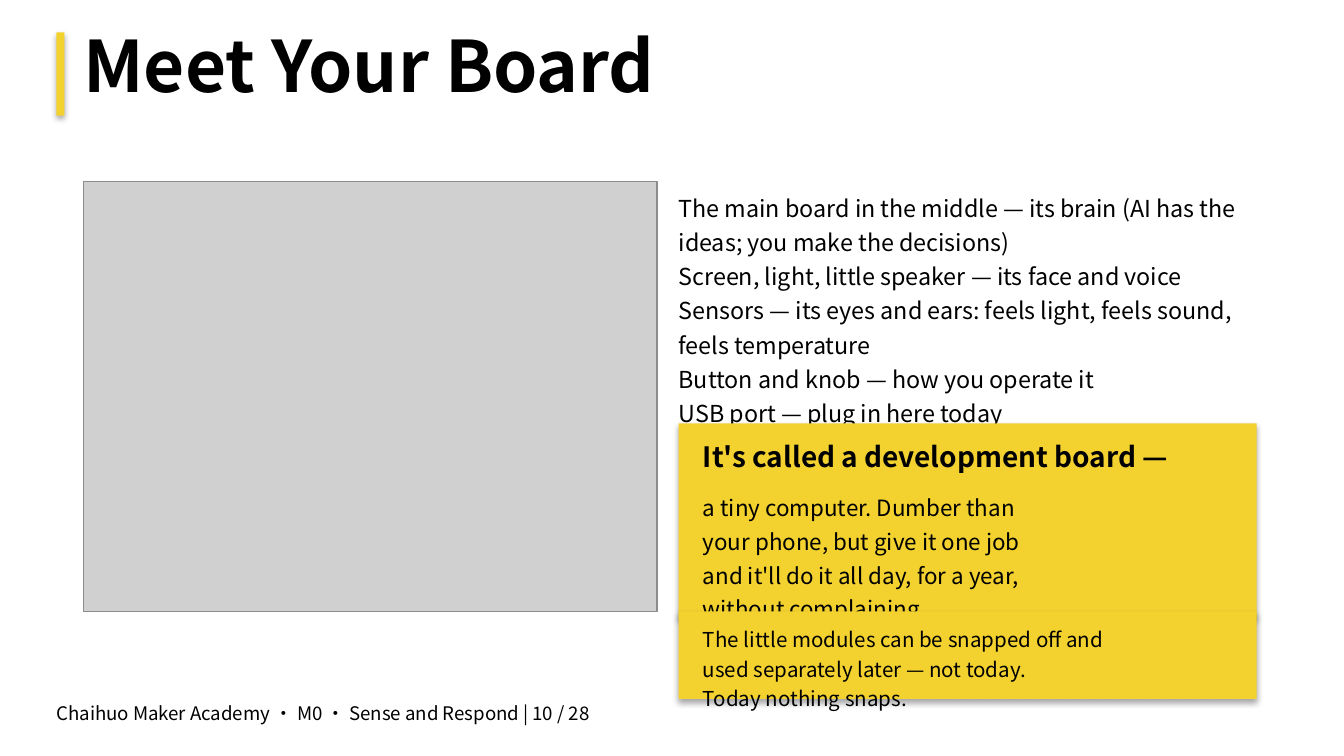
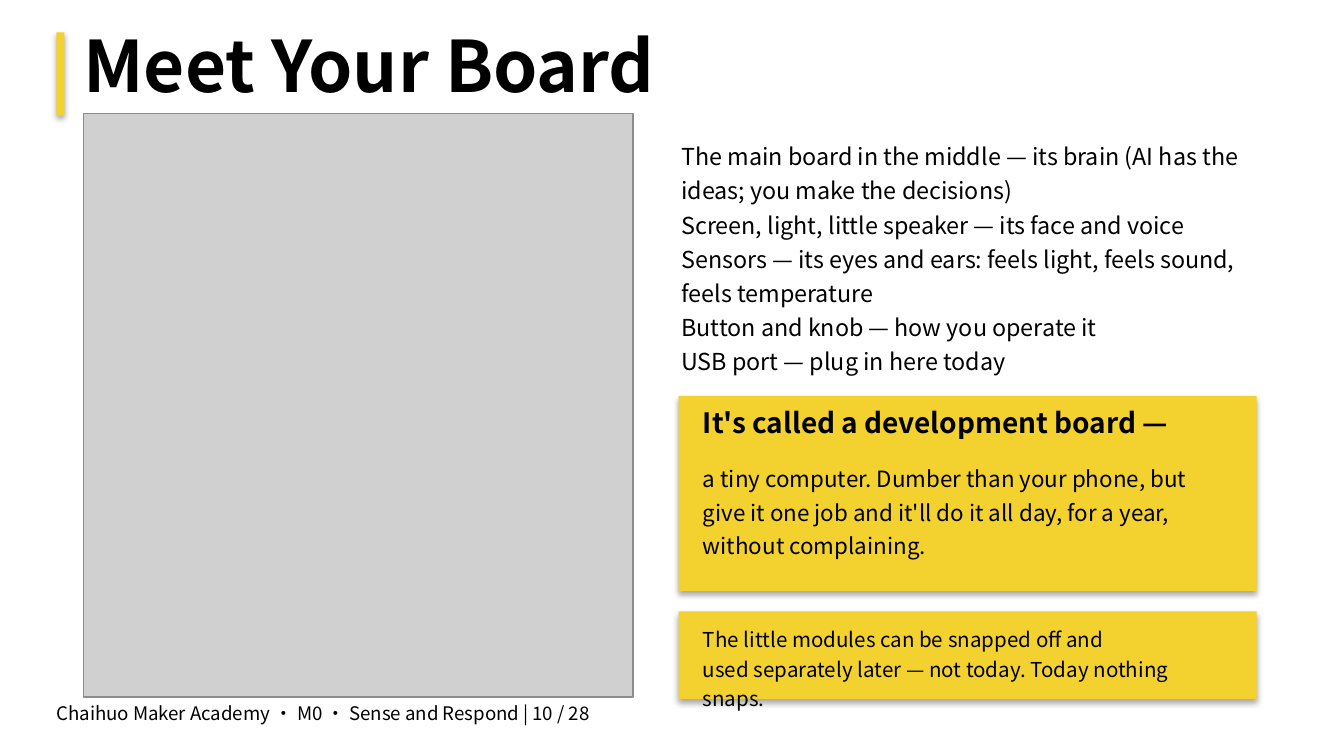
Before and after one commit to mouseart2025/courses-M0, a slide deck: slide 10 of en/03_Deliverables/PPTX/M0_EN_Deck_CFG-5_Lesson01_SenseAndRespond_v1.pptx. Drawn at 1344x756 pixels with LibreOffice and Linux fonts; fonts in the diff are those of the drawing; grey boxes stand for pictures. Boxes give left, top, right and bottom in pixels: in the first picture for what was removed or moved away, otherwise in the second. Text is boxed around its words. In the diff, an @@ line names an element or a change of style, - is before the commit and + after.

```diff
--- a/en/03_Deliverables/PPTX/M0_EN_Deck_CFG-5_Lesson01_SenseAndRespond_v1.pptx
+++ b/en/03_Deliverables/PPTX/M0_EN_Deck_CFG-5_Lesson01_SenseAndRespond_v1.pptx
@@ picture: place and size @@
-picture at [83, 181, 657, 612]
+picture at [83, 114, 633, 698]
@@ text "The main board in the ...": place and size @@
-text "The main board in the ..." at [679, 198, 1236, 428]
+text "The main board in the ..." at [681, 146, 1238, 376]
@@ rectangle: place and size @@
-rectangle at [679, 423, 1257, 618]
+rectangle at [679, 396, 1257, 591]
@@ text "It's called a development board ...": place and size @@
-text "It's called a development board ..." at [703, 444, 1137, 473]
+text "It's called a development board ..." at [703, 410, 1137, 439]
@@ text at [703, 469, 1186, 526]: text changed @@
-a tiny computer. Dumber than
-your phone, but give it one job
-and it'll do it all day, for a year,
-without complaining.
+a tiny computer. Dumber than your phone, but give it one job and it'll do it all day, for a year, without complaining.
@@ text at [703, 660, 1168, 682]: text changed @@
-used separately later — not today.
-Today nothing snaps.
+used separately later — not today. Today nothing snaps.
```
Also in this commit, not shown: 2 other slides changed, 27 other files.
